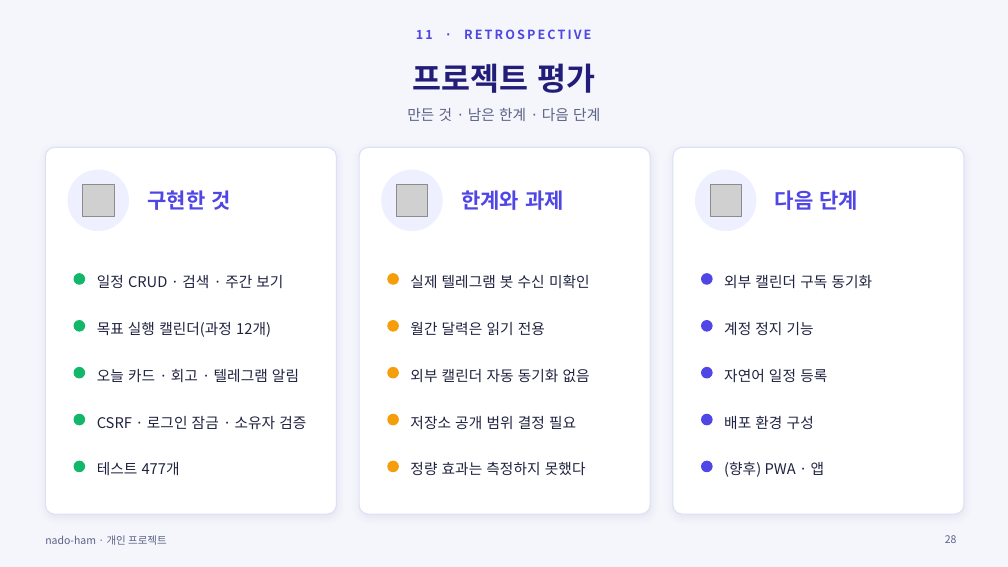
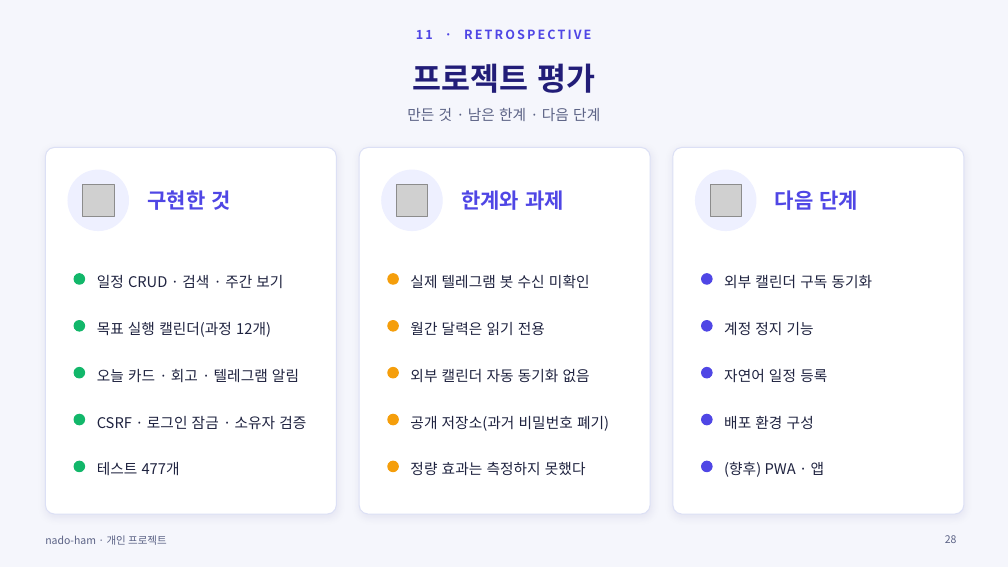
Before and after one commit to ho8566z/nado-ham_word, a slide deck: slide 28 of ppt_output/nado_ham.pptx. Drawn at 1008x567 pixels with LibreOffice and Linux fonts; fonts in the diff are those of the drawing; grey boxes stand for pictures. Boxes give left, top, right and bottom in pixels: in the first picture for what was removed or moved away, otherwise in the second. Text is boxed around its words. In the diff, an @@ line names an element or a change of style, - is before the commit and + after.

```diff
--- a/ppt_output/nado_ham.pptx
+++ b/ppt_output/nado_ham.pptx
@@ text at [410, 416, 609, 431]: text changed @@
-저장소 공개 범위 결정 필요
+공개 저장소(과거 비밀번호 폐기)
```
Also in this commit, not shown: 7 other slides changed, 1 other file.
